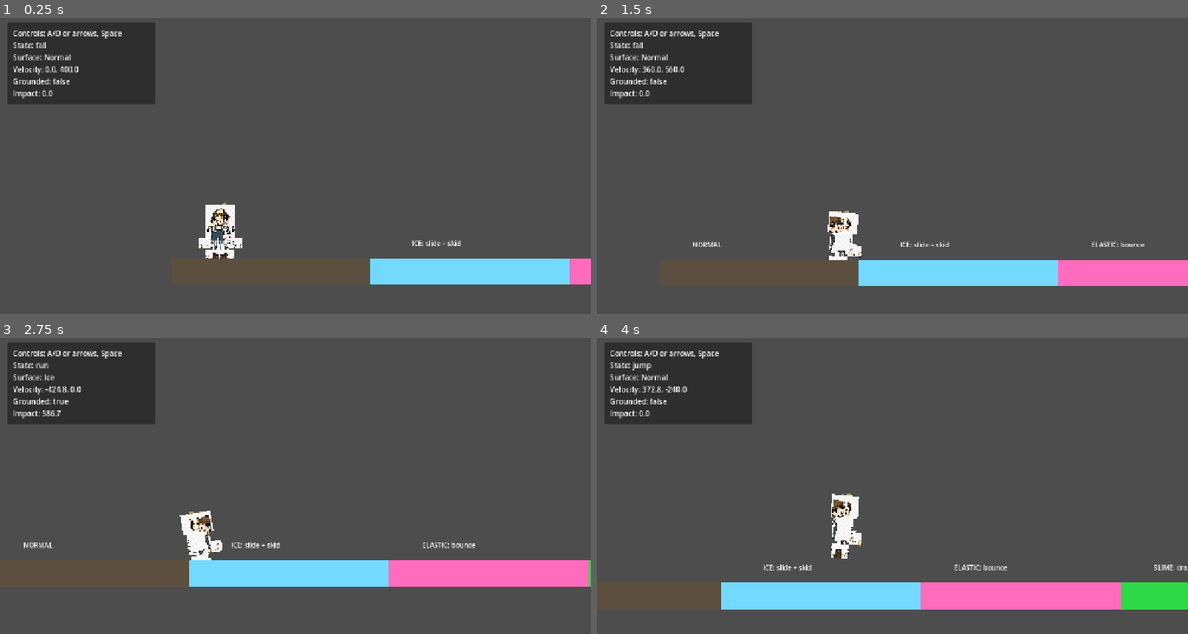
Above: before the commit, frames 1-4 (two rows, left to right).
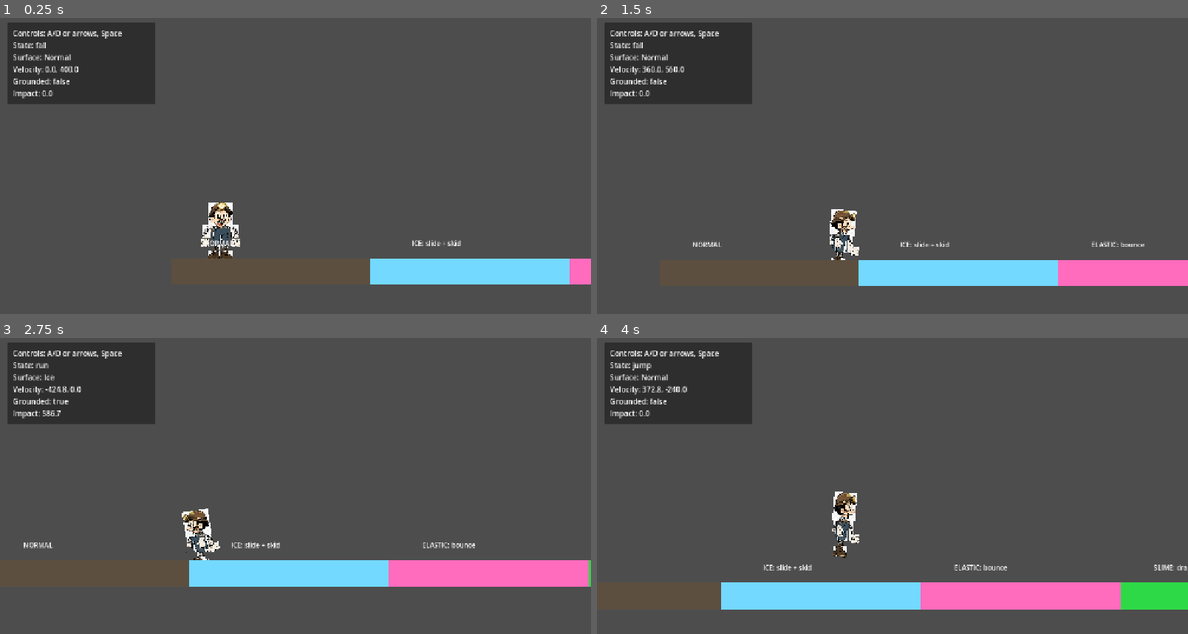
Above: after the commit, the same moments.

Repository: lseyesl/rubber-hose-animation
Game: Godot game, scene res://scenes/Main.tscn
The game is run twice, just before and just after one commit, with the same random seed, the same clock (stepped at 60 frames per second) and the same inputs.
Inputs:
- Up to frame 1 (0.25 s): no input
- Up to frame 2 (1.5 s): hold D (move_right) from 0.53 s (still down); tap Space (jump) at 0.77 s
- Up to frame 3 (2.75 s): tap Space (jump) at 1.52 s; release D (move_right) at 2.03 s; hold A (move_left) from 2.03 s (still down)
- Up to frame 4 (4 s): release A (move_left) at 2.78 s; hold D (move_right) from 2.78 s (still down); tap Space (jump) at 3.02, 3.77 s

The runs differ from the first frame. In frame 1, 0.8% of the frame differs, in the area x 33-41%, y 62-82%; in frame 2, 0.6%; in frame 3, 0.7%; in frame 4, 0.7%.

Commit message:
Tighten player sprite atlas regions
Ultraworked with [Sisyphus](https://github.com/code-yeongyu/oh-my-openagent)

Co-authored-by: Sisyphus <clio-agent@sisyphuslabs.ai>

Diff:
--- a/scenes/Player.tscn
+++ b/scenes/Player.tscn
@@ -105,21 +105,21 @@
 position = Vector2(-18, -16)
 
 [node name="ArmSprite" type="Sprite2D" parent="VisualRoot/LeftArm"]
-position = Vector2(-8, 20)
-texture = ExtResource("5_profile")
-region_enabled = true
-region_rect = Rect2(610, 40, 110, 420)
-scale = Vector2(0.16, 0.16)
+position = Vector2(-14, 18)
+texture = ExtResource("5_profile")
+region_enabled = true
+region_rect = Rect2(151, 299, 108, 176)
+scale = Vector2(0.18, 0.18)
 
 [node name="RightArm" type="Node2D" parent="VisualRoot"]
 position = Vector2(18, -16)
 
 [node name="ArmSprite" type="Sprite2D" parent="VisualRoot/RightArm"]
-position = Vector2(8, 20)
-texture = ExtResource("5_profile")
-region_enabled = true
-region_rect = Rect2(610, 40, 110, 420)
-scale = Vector2(-0.16, 0.16)
+position = Vector2(14, 18)
+texture = ExtResource("5_profile")
+region_enabled = true
+region_rect = Rect2(151, 299, 108, 176)
+scale = Vector2(-0.18, 0.18)
 
 [node name="LeftHand" type="Node2D" parent="VisualRoot"]
 position = Vector2(-35, 31)
@@ -127,8 +127,8 @@
 [node name="HandSprite" type="Sprite2D" parent="VisualRoot/LeftHand"]
 texture = ExtResource("5_profile")
 region_enabled = true
-region_rect = Rect2(220, 760, 200, 180)
-scale = Vector2(0.16, 0.16)
+region_rect = Rect2(141, 439, 97, 103)
+scale = Vector2(0.2, 0.2)
 
 [node name="RightHand" type="Node2D" parent="VisualRoot"]
 position = Vector2(35, 31)
@@ -136,8 +136,8 @@
 [node name="HandSprite" type="Sprite2D" parent="VisualRoot/RightHand"]
 texture = ExtResource("5_profile")
 region_enabled = true
-region_rect = Rect2(220, 760, 200, 180)
-scale = Vector2(-0.16, 0.16)
+region_rect = Rect2(141, 439, 97, 103)
+scale = Vector2(-0.2, 0.2)
 
 [node name="LeftLeg" type="Node2D" parent="VisualRoot"]
 position = Vector2(-10, 20)
@@ -146,8 +146,8 @@
 position = Vector2(0, 20)
 texture = ExtResource("5_profile")
 region_enabled = true
-region_rect = Rect2(710, 320, 120, 330)
-scale = Vector2(0.15, 0.15)
+region_rect = Rect2(238, 555, 62, 76)
+scale = Vector2(0.22, 0.22)
 
 [node name="RightLeg" type="Node2D" parent="VisualRoot"]
 position = Vector2(10, 20)
@@ -156,29 +156,29 @@
 position = Vector2(0, 20)
 texture = ExtResource("5_profile")
 region_enabled = true
-region_rect = Rect2(710, 320, 120, 330)
-scale = Vector2(-0.15, 0.15)
+region_rect = Rect2(238, 555, 62, 76)
+scale = Vector2(-0.22, 0.22)
 
 [node name="Body" type="Node2D" parent="VisualRoot"]
 
 [node name="TorsoSprite" type="Sprite2D" parent="VisualRoot/Body"]
 texture = ExtResource("5_profile")
 region_enabled = true
-region_rect = Rect2(220, 230, 260, 310)
-scale = Vector2(0.2, 0.2)
+region_rect = Rect2(242, 294, 149, 264)
+scale = Vector2(0.24, 0.24)
 
 [node name="FrontSprite" type="Sprite2D" parent="VisualRoot/Body"]
 texture = ExtResource("5_profile")
 region_enabled = true
-region_rect = Rect2(220, 230, 260, 310)
-scale = Vector2(0.2, 0.2)
+region_rect = Rect2(242, 294, 149, 264)
+scale = Vector2(0.24, 0.24)
 
 [node name="SideSprite" type="Sprite2D" parent="VisualRoot/Body"]
 visible = false
 texture = ExtResource("5_profile")
 region_enabled = true
-region_rect = Rect2(760, 230, 220, 310)
-scale = Vector2(0.2, 0.2)
+region_rect = Rect2(676, 290, 116, 278)
+scale = Vector2(0.23, 0.23)
 
 [node name="LeftFoot" type="Node2D" parent="VisualRoot"]
 position = Vector2(-15, 64)
@@ -186,8 +186,8 @@
 [node name="BootSprite" type="Sprite2D" parent="VisualRoot/LeftFoot"]
 texture = ExtResource("5_profile")
 region_enabled = true
-region_rect = Rect2(420, 760, 220, 190)
-scale = Vector2(0.17, 0.17)
+region_rect = Rect2(176, 601, 125, 113)
+scale = Vector2(0.22, 0.22)
 
 [node name="LocalDecals" type="Node2D" parent="VisualRoot/LeftFoot"]
 
@@ -205,8 +205,8 @@
 [node name="BootSprite" type="Sprite2D" parent="VisualRoot/RightFoot"]
 texture = ExtResource("5_profile")
 region_enabled = true
-region_rect = Rect2(420, 760, 220, 190)
-scale = Vector2(-0.17, 0.17)
+region_rect = Rect2(176, 601, 125, 113)
+scale = Vector2(-0.22, 0.22)
 
 [node name="LocalDecals" type="Node2D" parent="VisualRoot/RightFoot"]
 
@@ -224,21 +224,21 @@
 [node name="HeadSprite" type="Sprite2D" parent="VisualRoot/Head"]
 texture = ExtResource("5_profile")
 region_enabled = true
-region_rect = Rect2(140, 0, 360, 270)
-scale = Vector2(0.19, 0.19)
+region_rect = Rect2(197, 49, 239, 268)
+scale = Vector2(0.24, 0.24)
 
 [node name="FrontSprite" type="Sprite2D" parent="VisualRoot/Head"]
 texture = ExtResource("5_profile")
 region_enabled = true
-region_rect = Rect2(140, 0, 360, 270)
-scale = Vector2(0.19, 0.19)
+region_rect = Rect2(197, 49, 239, 268)
+scale = Vector2(0.24, 0.24)
 
 [node name="SideSprite" type="Sprite2D" parent="VisualRoot/Head"]
 visible = false
 texture = ExtResource("5_profile")
 region_enabled = true
-region_rect = Rect2(690, 0, 320, 270)
-scale = Vector2(0.19, 0.19)
+region_rect = Rect2(618, 59, 245, 261)
+scale = Vector2(0.24, 0.24)
 
 [node name="Eyes" type="Node2D" parent="VisualRoot/Head"]
 position = Vector2(1, -1)
@@ -249,8 +249,8 @@
 [node name="LeftEyeSprite" type="Sprite2D" parent="VisualRoot/Head/Eyes/LeftEye"]
 texture = ExtResource("5_profile")
 region_enabled = true
-region_rect = Rect2(275, 86, 60, 100)
-scale = Vector2(0.16, 0.16)
+region_rect = Rect2(284, 158, 39, 76)
+scale = Vector2(0.19, 0.19)
 
 [node name="RightEye" type="Node2D" parent="VisualRoot/Head/Eyes"]
 position = Vector2(9, 0)
@@ -258,8 +258,8 @@
 [node name="RightEyeSprite" type="Sprite2D" parent="VisualRoot/Head/Eyes/RightEye"]
 texture = ExtResource("5_profile")
 region_enabled = true
-region_rect = Rect2(350, 86, 60, 100)
-scale = Vector2(0.16, 0.16)
+region_rect = Rect2(341, 158, 34, 73)
+scale = Vector2(0.19, 0.19)
 
 [node name="Eyebrows" type="Node2D" parent="VisualRoot/Head"]
 position = Vector2(1, -11)
@@ -268,14 +268,14 @@
 position = Vector2(-8, 0)
 texture = ExtResource("5_profile")
 region_enabled = true
-region_rect = Rect2(260, 70, 80, 26)
+region_rect = Rect2(273, 142, 52, 27)
 scale = Vector2(0.14, 0.14)
 
 [node name="RightBrowSprite" type="Sprite2D" parent="VisualRoot/Head/Eyebrows"]
 position = Vector2(9, 0)
 texture = ExtResource("5_profile")
 region_enabled = true
-region_rect = Rect2(350, 70, 80, 26)
+region_rect = Rect2(325, 142, 52, 27)
 scale = Vector2(0.14, 0.14)
 
 [node name="Mouth" type="Node2D" parent="VisualRoot/Head"]
@@ -284,8 +284,8 @@
 [node name="MouthSprite" type="Sprite2D" parent="VisualRoot/Head/Mouth"]
 texture = ExtResource("5_profile")
 region_enabled = true
-region_rect = Rect2(295, 160, 130, 80)
-scale = Vector2(0.18, 0.18)
+region_rect = Rect2(283, 254, 78, 66)
+scale = Vector2(0.2, 0.2)
 
 [node name="LocalDecals" type="Node2D" parent="VisualRoot/Head"]
 
--- a/tests/task7_player_decal_sheet_checks.gd
+++ b/tests/task7_player_decal_sheet_checks.gd
@@ -62,6 +62,26 @@
 	_assert(player.get_node_or_null("VisualRoot/LeftFoot/BootSprite") is Sprite2D, "Left boot should be image-based")
 	_assert(player.get_node_or_null("VisualRoot/RightFoot/BootSprite") is Sprite2D, "Right boot should be image-based")
 
+	_assert_tight_region(player, "VisualRoot/Body/TorsoSprite", Vector2(165, 285))
+	_assert_tight_region(player, "VisualRoot/Body/FrontSprite", Vector2(165, 285))
+	_assert_tight_region(player, "VisualRoot/Body/SideSprite", Vector2(125, 285))
+	_assert_tight_region(player, "VisualRoot/Head/HeadSprite", Vector2(250, 275))
+	_assert_tight_region(player, "VisualRoot/Head/FrontSprite", Vector2(250, 275))
+	_assert_tight_region(player, "VisualRoot/Head/SideSprite", Vector2(250, 270))
+	_assert_tight_region(player, "VisualRoot/Head/Eyes/LeftEye/LeftEyeSprite", Vector2(45, 80))
+	_assert_tight_region(player, "VisualRoot/Head/Eyes/RightEye/RightEyeSprite", Vector2(45, 80))
+	_assert_tight_region(player, "VisualRoot/Head/Eyebrows/LeftBrowSprite", Vector2(110, 30))
+	_assert_tight_region(player, "VisualRoot/Head/Eyebrows/RightBrowSprite", Vector2(110, 30))
+	_assert_tight_region(player, "VisualRoot/Head/Mouth/MouthSprite", Vector2(85, 70))
+	_assert_tight_region(player, "VisualRoot/LeftArm/ArmSprite", Vector2(115, 190))
+	_assert_tight_region(player, "VisualRoot/RightArm/ArmSprite", Vector2(115, 190))
+	_assert_tight_region(player, "VisualRoot/LeftHand/HandSprite", Vector2(105, 110))
+	_assert_tight_region(player, "VisualRoot/RightHand/HandSprite", Vector2(105, 110))
+	_assert_tight_region(player, "VisualRoot/LeftLeg/LegSprite", Vector2(70, 90))
+	_assert_tight_region(player, "VisualRoot/RightLeg/LegSprite", Vector2(70, 90))
+	_assert_tight_region(player, "VisualRoot/LeftFoot/BootSprite", Vector2(140, 120))
+	_assert_tight_region(player, "VisualRoot/RightFoot/BootSprite", Vector2(140, 120))
+
 	player.free()
 
 
@@ -94,6 +114,14 @@
 		failures.append(message)
 
 
+func _assert_tight_region(root_node: Node, path: String, max_size: Vector2) -> void:
+	var sprite := root_node.get_node_or_null(path) as Sprite2D
+	if sprite == null:
+		return
+	_assert(sprite.region_enabled, "%s should use a cropped atlas region" % path)
+	_assert(sprite.region_rect.size.x <= max_size.x and sprite.region_rect.size.y <= max_size.y, "%s region should be tightly cropped, got %s max %s" % [path, sprite.region_rect.size, max_size])
+
+
 func _finish() -> void:
 	if failures.is_empty():
 		print("Player local decal and item sheet checks passed")
